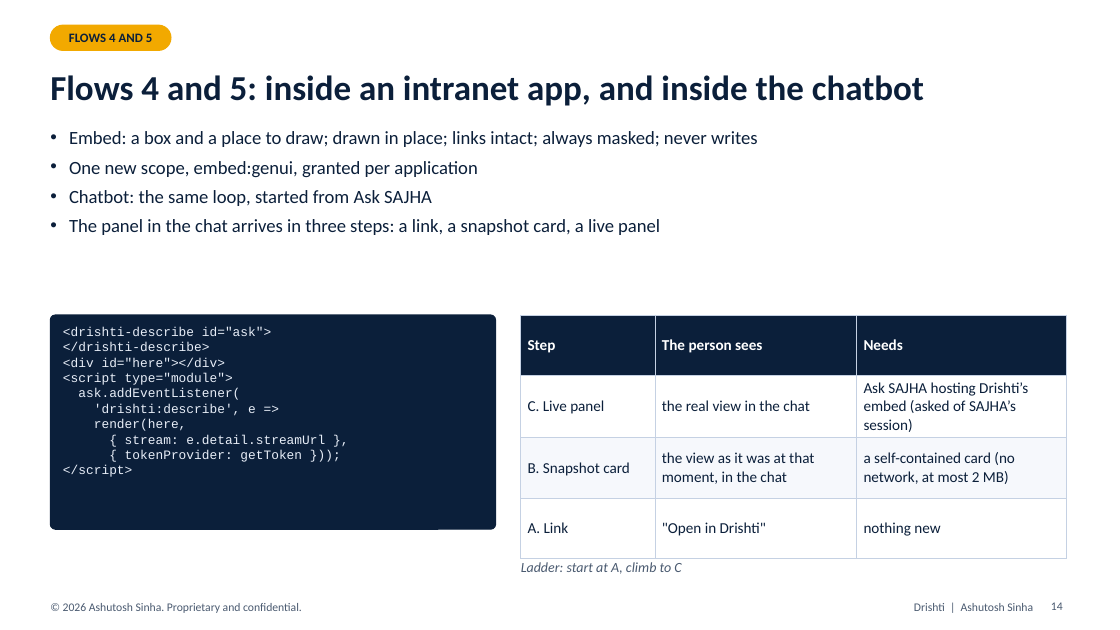
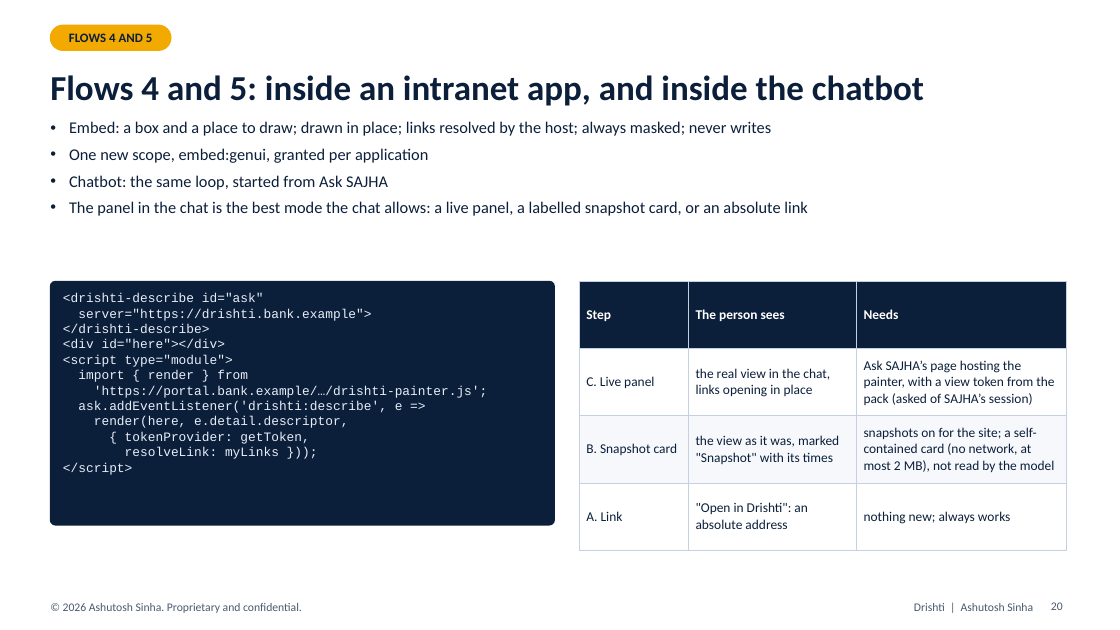
Before and after one commit to ajsinha/drishti, a slide deck: slide 20 of docs/plans/I9_GENUI_SAJHA.pptx (slide 14 before the commit). Drawn at 1120x630 pixels with LibreOffice and Linux fonts; fonts in the diff are those of the drawing. Boxes give left, top, right and bottom in pixels: in the first picture for what was removed or moved away, otherwise in the second. Text is boxed around its words. In the diff, an @@ line names an element or a change of style, - is before the commit and + after.

Commit message:
i9 GenUI deck rebuilt from the amended outline: tool pack, portable views, GD1-GD22 with status (40 slides)

```diff
--- a/docs/plans/I9_GENUI_SAJHA.pptx
+++ b/docs/plans/I9_GENUI_SAJHA.pptx
@@ text "Embed: a box and a ...": place and size @@
-text "Embed: a box and a ..." at (69,131,758,235)
+text "Embed: a box and a ..." at (69,121,808,216)
@@ text at (69,121,771,136): text changed; size 16 to 14 pt @@
-• Embed: a box and a place to draw; drawn in place; links intact; always masked; never writes
+• Embed: a box and a place to draw; drawn in place; links resolved by the host; always masked; never writes
@@ text at (69,148,428,190): size 16 to 14 pt in "One new scope, embed:genui, granted per application", "Chatbot: the same loop, started from Ask ..." @@
@@ text at (69,201,808,216): text changed; size 16 to 14 pt @@
-• The panel in the chat arrives in three steps: a link, a snapshot card, a live panel
+• The panel in the chat is the best mode the chat allows: a live panel, a labelled snapshot card, or an absolute link
@@ rounded rectangle: place and size @@
-rounded rectangle at (50,315,496,529)
+rounded rectangle at (50,281,555,525)
@@ rounded rectangle at (50,281,555,525): proportions changed @@
@@ text at (63,293,371,321): text changed @@
-<drishti-describe id="ask">
+<drishti-describe id="ask"
+server="https://drishti.bank.example">
@@ text "<drishti-describe id="ask"": place and size @@
-text "<drishti-describe id="ask"" at (63,327,325,477)
+text "<drishti-describe id="ask"" at (63,293,488,475)
@@ table at (580,281,1067,533) @@
-row 2, column 2: the real view in the chat
+row 2, column 2: the real view in the chat, links opening in place
-row 2, column 3: Ask SAJHA hosting Drishti’s embed (asked of SAJHA’s session)
+row 2, column 3: Ask SAJHA’s page hosting the painter, with a view token from the pack (asked of SAJHA’s session)
@@ row 3, column 2: "the view as it was at that moment, in the chat" to "the view as it was, marked "Snapshot" with its times" @@
-row 3, column 3: a self-contained card (no network, at most 2 MB)
+row 3, column 3: snapshots on for the site; a self-contained card (no network, at most 2 MB), not read by the model
@@ row 4, column 2: ""Open in Drishti"" to ""Open in Drishti": an absolute address" @@
-row 4, column 3: nothing new
+row 4, column 3: nothing new; always works
@@ size 13 to 11.5 pt in "Step", "The person sees", "Needs", "C. Live panel" and 2 more places @@
@@ table: place and size @@
-table at (521,315,1067,540)
+table at (580,281,1067,533)
@@ text at (78,370,488,459): text changed @@
-ask.addEventListener(
-'drishti:describe', e =>
-render(here,
-{ stream: e.detail.streamUrl },
-{ tokenProvider: getToken }));
+import { render } from
+'https://portal.bank.example/…/drishti-painter.js';
+ask.addEventListener('drishti:describe', e =>
+render(here, e.detail.descriptor,
+{ tokenProvider: getToken,
+resolveLink: myLinks }));
@@ text removed at (521,562,681,574) @@
-Ladder: start at A, climb to C
@@ page number at (1051,602,1063,610): text changed @@
-14
+20
```
Also in this commit, not shown: 19 other slides changed, 14 slides added.
